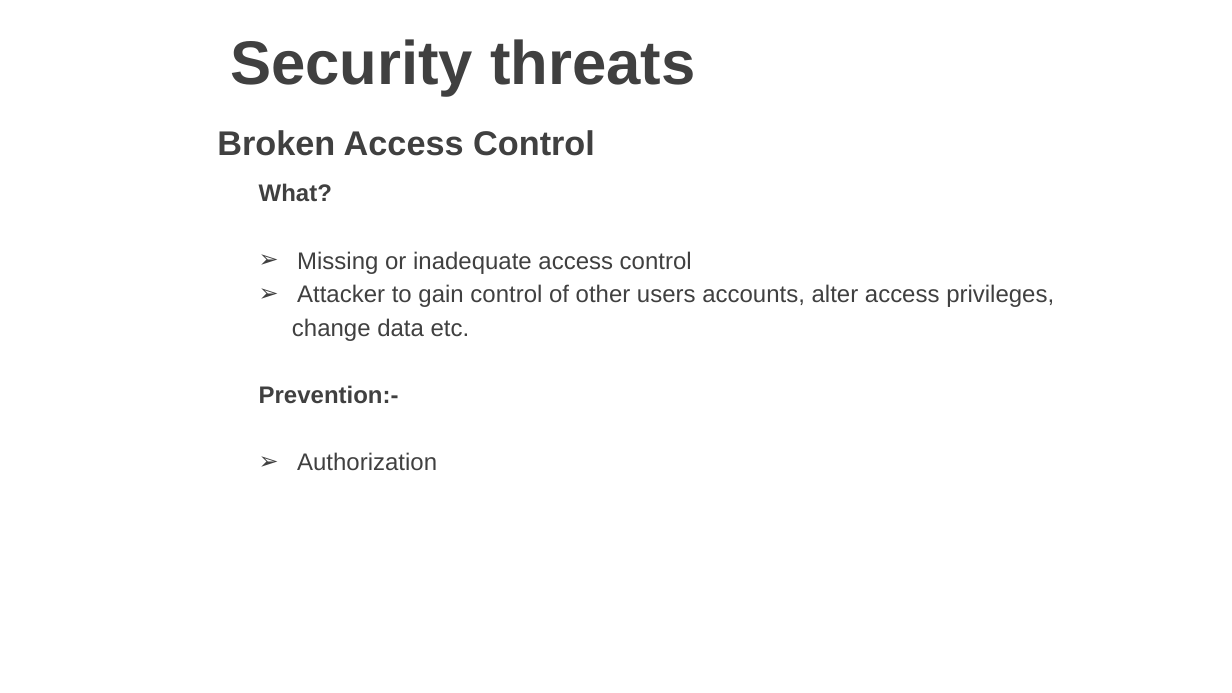
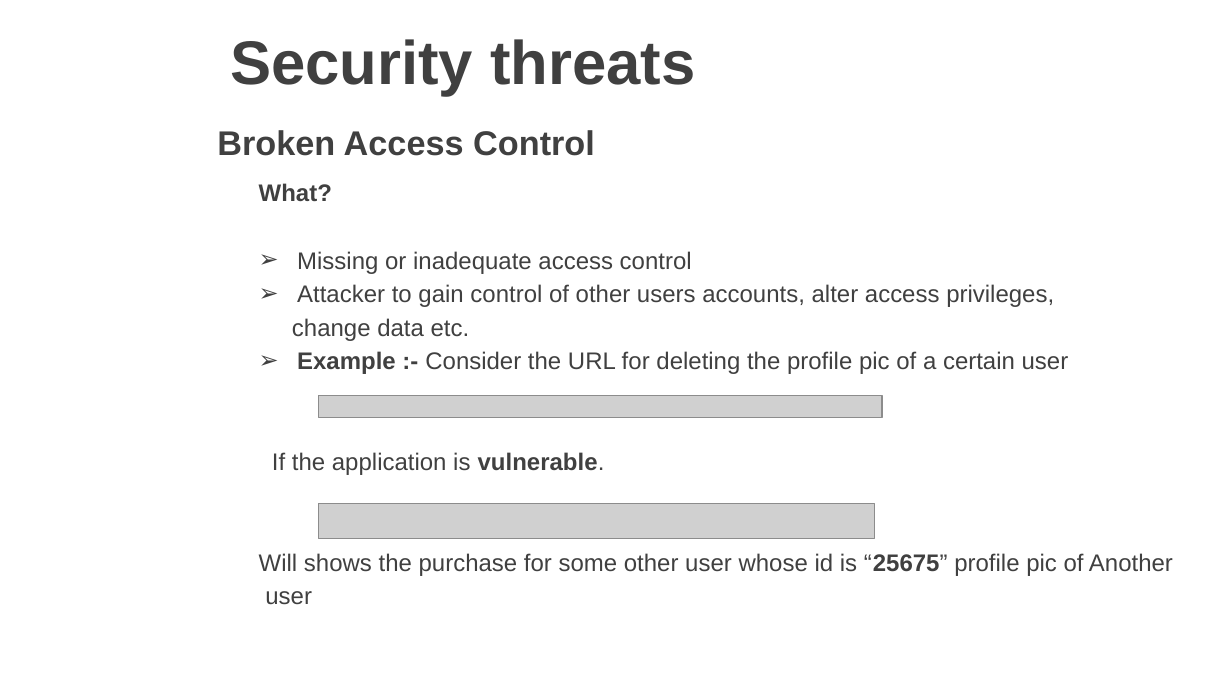
Before and after one commit to vgyureka/DotNetBig, a slide deck: slide 12 of webapiSecurity.pptx. Drawn at 1232x693 pixels with LibreOffice and Linux fonts; fonts in the diff are those of the drawing; grey boxes stand for pictures; background and template pictures are left out. Boxes give left, top, right and bottom in pixels: in the first picture for what was removed or moved away, otherwise in the second. Text is boxed around its words. In the diff, an @@ line names an element or a change of style, - is before the commit and + after.

Commit message:
Add files via upload
api security - 10 MARCH 2019

```diff
--- a/webapiSecurity.pptx
+++ b/webapiSecurity.pptx
@@ text at [259,351,1173,605]: text changed @@
-Prevention:-
-➢ Authorization
+➢ Example :- Consider the URL for deleting the profile pic of a certain user
+If the application is vulnerable.
+Will shows the purchase for some other user whose id is “25675” profile pic of Another
+user
@@ picture added at [318,395,882,418] @@
@@ picture added at [318,504,875,538] @@
```
Also in this commit, not shown: 4 other slides changed, 11 slides added.
